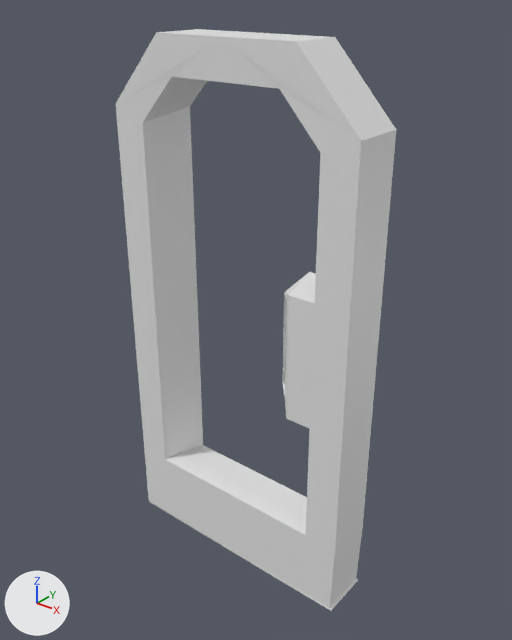
One commit to the Blender file Resources/Model/Block/BlenderFile/Mesh_GoalTile_01.blend: the scene before it, then after it.
Camera for both pictures: a camera (50 mm lens) standing at (3.71, -4.47, 5.41) and looking at (0.06, 0.1, 2.58). Every picture has the same lights, and +X, +Y and +Z are marked at lower left. Materials are left out; every surface is plain grey.

In view in the first picture: 'Door'.
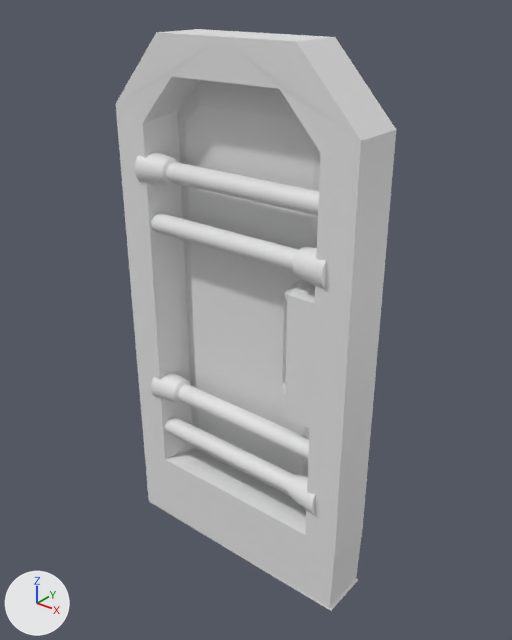
Pixel boxes [x1, y1, x2, y2] of what changed, in the pictures (512 x 640 px):
'Door.001', added: after [178, 80, 320, 497]
'Lock.003', added: after [135, 152, 319, 216]
'Lock', added: after [151, 213, 326, 289]
'Lock.001', added: after [151, 373, 309, 460]
'Lock.002', added: after [164, 417, 315, 516]

Patch to the scene script:
```diff
--- a/Resources/Model/Block/BlenderFile/Mesh_GoalTile_01.blend.py
+++ b/Resources/Model/Block/BlenderFile/Mesh_GoalTile_01.blend.py
@@ me_cube_002 @@
+me_cube_002.from_pydata(...)  # 18 vertices, 14 faces; spans x -1.06..1.0, y 0.07..0.32, z 0.22..4.47
@@ me_cube_005 @@
+me_cube_005.from_pydata(...)  # 160 vertices, 130 faces; spans x -0.99..1.09, y -0.3..0.02, z 3.39..3.71
@@ me_cube_004 @@
+me_cube_004.from_pydata(...)  # 160 vertices, 130 faces; spans x -1.08..1.0, y -0.3..0.02, z 0.67..0.99
@@ me_cube_003 @@
+me_cube_003.from_pydata(...)  # 160 vertices, 130 faces; spans x -0.99..1.09, y -0.3..0.02, z 1.15..1.47
@@ me_cube @@
+me_cube.from_pydata(...)  # 160 vertices, 130 faces; spans x -1.08..1.0, y -0.3..0.02, z 2.89..3.21
@@ ob_door_001 @@
+ob_door_001 = bpy.data.objects.new('Door.001', me_cube_002)
+ob_door_001.location = (0.0, 0.0, 0.32)
@@ ob_lock_003 @@
+ob_lock_003 = bpy.data.objects.new('Lock.003', me_cube_005)
+ob_lock_003.location = (0.0, 0.0, 0.32)
@@ ob_lock_002 @@
+ob_lock_002 = bpy.data.objects.new('Lock.002', me_cube_004)
+ob_lock_002.location = (0.0, 0.0, 0.32)
@@ ob_lock_001 @@
+ob_lock_001 = bpy.data.objects.new('Lock.001', me_cube_003)
+ob_lock_001.location = (0.0, 0.0, 0.32)
@@ ob_lock @@
+ob_lock = bpy.data.objects.new('Lock', me_cube)
+ob_lock.location = (0.0, 0.0, 0.32)
```
